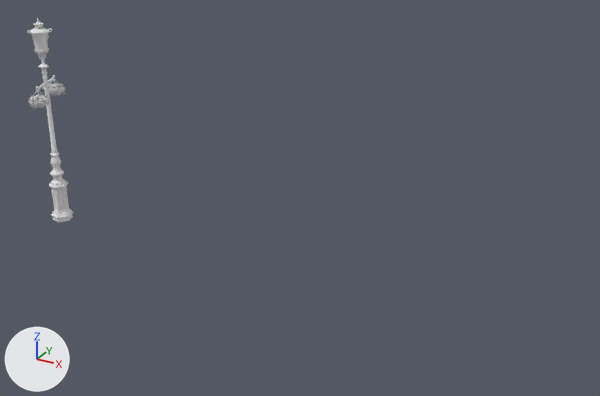
What one commit did to the glTF model Meshes/Section03/S3Lamps.glb.
One viewpoint serves both versions: a 50 mm camera at (3.73, -15.71, 8.93) aimed at (-3.7, -2.2, 2.17). The axes (+X, +Y, +Z) are drawn at lower left. The lights are the same throughout. Where no turn or scale is listed for an object, it has been applied to the vertices. Vertices at the same position are counted once.

In view in the first picture: 'Bistro_Research_Exterior_Paris_Flowers_01a1___3__6005', 'Bistro_Research_Exterior_Paris_StreetLight_01a___3__6267', 'Bistro_Research_Exterior_Paris_Streetlight_Glass_01a___3__6323'.
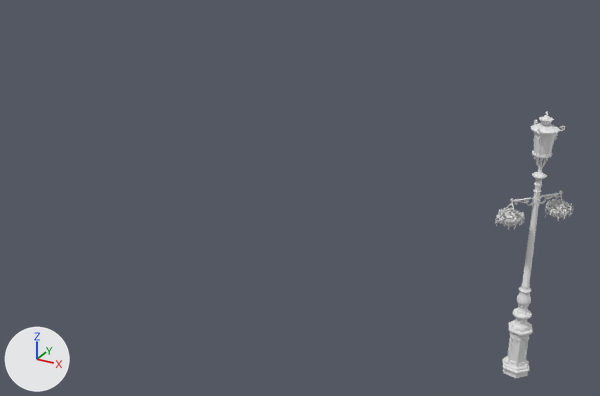
Where the newer file only moved an object's origin or applied its transform, the numbers keep the older frame.

Changed parts and their boxes (x1, y1, x2, y2) in the pictures (600 x 396 px):
'Bistro_Research_Exterior_Paris_StreetLight_01a___3__6267.0', added: after (499, 111, 569, 378)
'Bistro_Research_Exterior_Paris_StreetLight_01a___3__6267', no longer drawn: before (27, 18, 73, 222)
'Bistro_Research_Exterior_Paris_Flowers_01a1___3__6005', mesh turned: before (28, 83, 65, 109); after (495, 199, 574, 231)
'Bistro_Research_Exterior_Paris_Streetlight_Glass_01a___3__6323', mesh turned: before (33, 34, 47, 50); after (534, 133, 555, 156)
'Bistro_Research_Exterior_Paris_StreetLight_01a___3__6267.1', added: after (500, 196, 565, 221)

Diff of the bpy script that builds the scene:
```diff
--- a/Meshes/Section03/S3Lamps.glb.py
+++ b/Meshes/Section03/S3Lamps.glb.py
@@ me_mesh_292 @@
 me_mesh_292.from_pydata(...)  # 35426 vertices, 36392 faces; spans x -10.748..-9.899, y -2.923..-1.549, z 3.228..3.575
 # used by ob_bistro_research_exterior_paris_flowers_01a1___3__6005; location = (0.0, 0.0, 0.0)
+# me_mesh_292 part 1: the whole mesh is turned 117 degrees about the z axis through its middle, then moved by (11.403, -0.547, -0.25)
@@ me_mesh_143 @@
 me_mesh_143.from_pydata(...)  # 72 vertices, 72 faces; spans x -10.508..-10.165, y -2.406..-2.064, z 4.442..4.833
 # used by ob_bistro_research_exterior_paris_streetlight_glass_01a___3__6323; location = (0.0, 0.0, 0.0)
+# me_mesh_143 part 2: the whole mesh is turned 117 degrees about the z axis through its middle, then moved by (11.421, -0.56, -0.25)
@@ me_mesh_171_1 @@
+me_mesh_171_1.from_pydata(...)  # 48 vertices, 24 faces; spans x -0.497..0.458, y -0.49..0.55, z -0.127..0.127
@@ me_mesh_171_0 @@
+me_mesh_171_0.from_pydata(...)  # 5600 vertices, 10660 faces; spans x -0.5..0.5, y -0.55..0.55, z -2.41..2.5
@@ ob_bistro_research_exterior_paris_streetlight_01a___3__6267 @@
-ob_bistro_research_exterior_paris_streetlight_01a___3__6267 = bpy.data.objects.new('Bistro_Research_Exterior_Paris_StreetLight_01a___3__6267', me_mesh_171)
+ob_bistro_research_exterior_paris_streetlight_01a___3__6267 = bpy.data.objects.new('Bistro_Research_Exterior_Paris_StreetLight_01a___3__6267', None)
 ob_bistro_research_exterior_paris_streetlight_01a___3__6267.location = (0.0, 0.0, 0.0)
-ob_bistro_research_exterior_paris_streetlight_01a___3__6267.scale = (0.0107, 0.0107, 0.0107)
@@ ob_bistro_research_exterior_paris_streetlight_01a___3__6267_1 @@
+ob_bistro_research_exterior_paris_streetlight_01a___3__6267_1 = bpy.data.objects.new('Bistro_Research_Exterior_Paris_StreetLight_01a___3__6267.1', me_mesh_171_1)
+ob_bistro_research_exterior_paris_streetlight_01a___3__6267_1.location = (1.08, -2.79, 3.26)
@@ ob_bistro_research_exterior_paris_streetlight_01a___3__6267_0 @@
+ob_bistro_research_exterior_paris_streetlight_01a___3__6267_0 = bpy.data.objects.new('Bistro_Research_Exterior_Paris_StreetLight_01a___3__6267.0', me_mesh_171_0)
+ob_bistro_research_exterior_paris_streetlight_01a___3__6267_0.location = (1.08, -2.79, 2.41)
```
